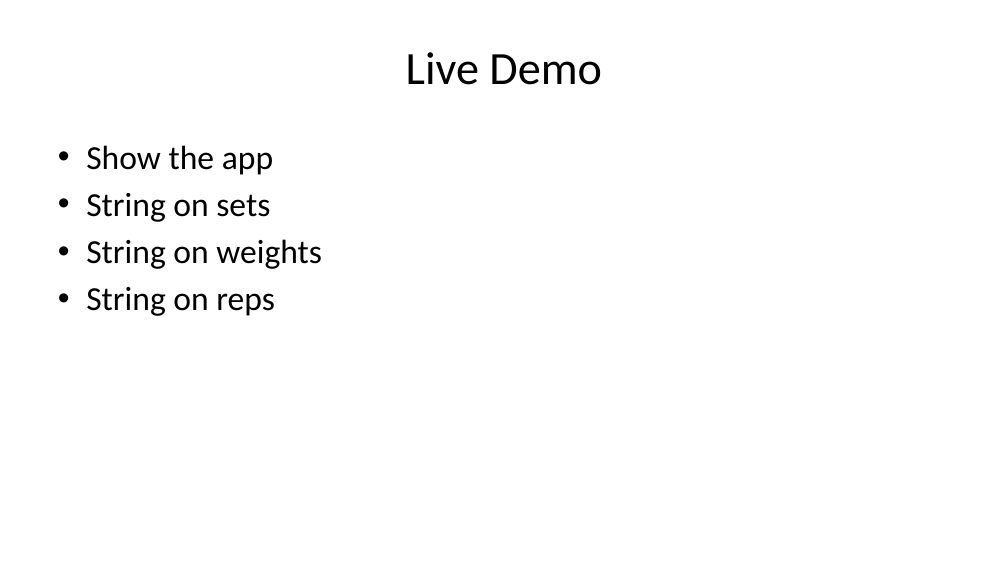
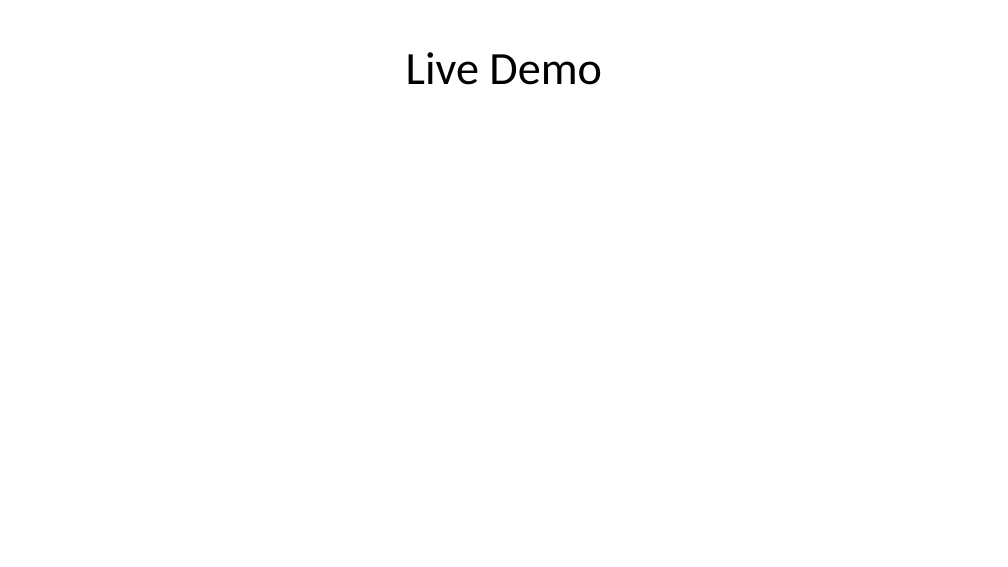
Before and after one commit to janelbrandon/CA_Assessment, a slide deck: slide 6 of ppt/Assignment_A1-1_Presentation.pptx (slide 5 before the commit). Drawn at 1008x567 pixels with LibreOffice and Linux fonts; fonts in the diff are those of the drawing. Boxes give left, top, right and bottom in pixels: in the first picture for what was removed or moved away, otherwise in the second. Text is boxed around its words. In the diff, an @@ line names an element or a change of style, - is before the commit and + after.

```diff
--- a/ppt/Assignment_A1-1_Presentation.pptx
+++ b/ppt/Assignment_A1-1_Presentation.pptx
@@ text removed at (x1=86, y1=145, x2=322, y2=316) @@
-• Show the app
-• String on sets
-• String on weights
-• String on reps
```
Also in this commit, not shown: 4 other slides changed, 1 slide added, 6 other files.
